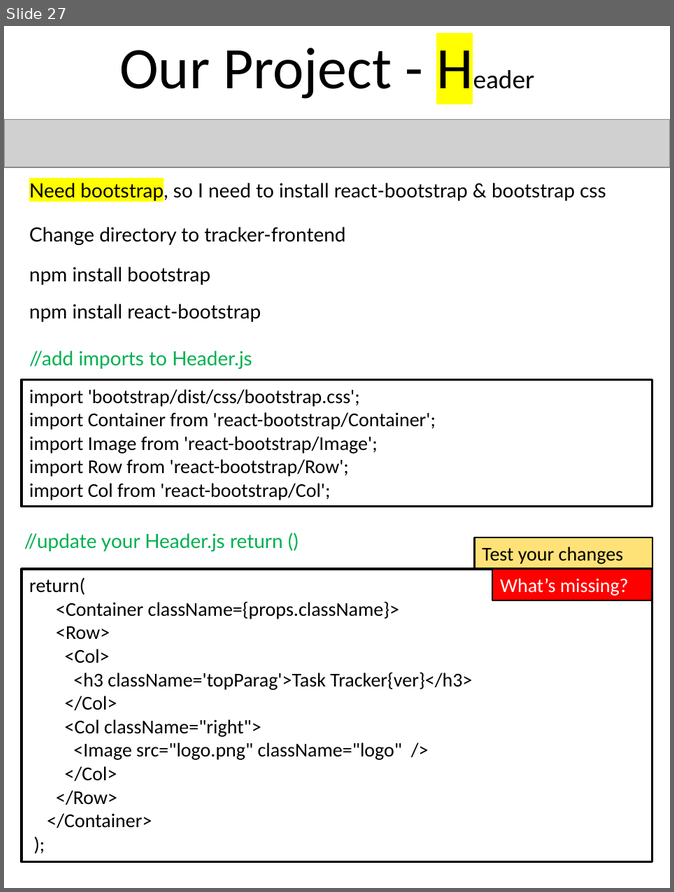
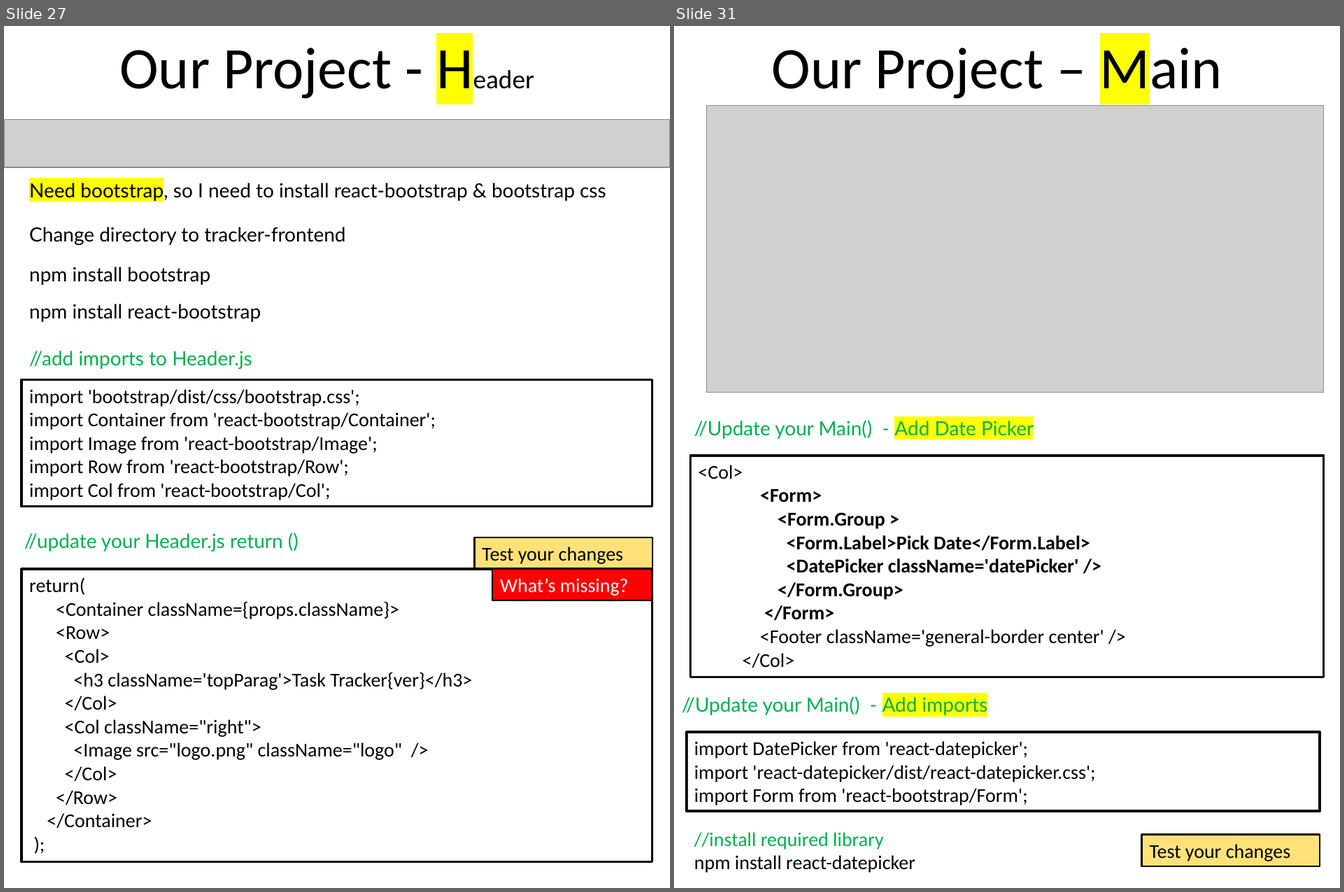
Before and after one commit to scorpion0511/mytracker, a slide deck: doc/React.pptx. Shown side by side, each under a label of ours: slide 27 before the commit, slides 27 and 31 after it; the slides between them are not shown. The pictures are 674x892 and 1344x892 pixels, drawn with LibreOffice and Linux fonts; fonts in the diff are those of the drawing; grey boxes stand for pictures. Boxes give left, top, right and bottom in pixels: in the first picture for what was removed or moved away, otherwise in the second. Text is boxed around its words. In the diff, an @@ line names an element or a change of style, - is before the commit and + after.

```diff
--- a/doc/React.pptx
+++ b/doc/React.pptx
@@ slide 31 added at (674,26,1340,888), background #FFFFFF @@
@@ text added at (771,40,1223,102), 54 pt, text #000000 @@
+Our Project – Main
@@ picture added at (707,105,1324,392) @@
@@ text added at (694,420,1034,439), 18 pt, text #00B050 @@
+//Update your Main() - Add Date Picker
@@ rectangle added at (691,456,1324,678), outline #0D0D0D 2.25 pt, 18 pt, text #000000, bold @@
+<Col>
+<Form>
+<Form.Group >
+<Form.Label>Pick Date</Form.Label>
+<DatePicker className='datePicker' />
+</Form.Group>
+</Form>
+<Footer className='general-border center' />
+</Col>
@@ text added at (682,695,988,716), 18 pt, text #00B050 @@
+//Update your Main() - Add imports
@@ rectangle added at (687,732,1320,811), outline #0D0D0D 2.25 pt, 18 pt, text #000000 @@
+import DatePicker from 'react-datepicker';
+import 'react-datepicker/dist/react-datepicker.css';
+import Form from 'react-bootstrap/Form';
@@ text added at (694,832,915,873), 18 pt, text #000000 @@
+//install required library
+npm install react-datepicker
@@ rectangle added at (1142,835,1320,867), fill #FFE277, outline #000000 1.5 pt, 18 pt, text #000000 @@
+Test your changes
```
Also in this commit, not shown: 2 slides changed, 6 other slides added.
